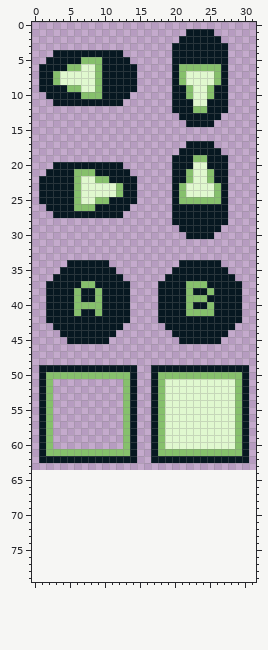
Sprite sheet -- dovesam/res/raw_maps/dovesamButtons.png. Above is the file before it was changed.
The file is 32x64 pixels. The old version is drawn lined up with the new one, on the new canvas.
Once edited:
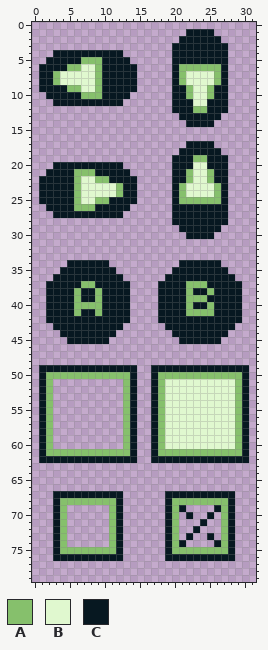
Palette (. is transparent): A #86c06c  B #e0f8cf  C #071821
Diff:
canvas 32x64 -> 32x80
Changed rows in their new state; - is an unchanged pixel.
first column x 3:
67 CCCCCCCCCC------CCCCCCCCCC
68 CAAAAAAAAC------CAAAAAAAAC
69 CA------AC------CAC----CAC
70 CA------AC------CA-C--C-AC
71 CA------AC------CA---C--AC
72 CA------AC------CA--C---AC
73 CA------AC------CA-C--C-AC
74 CA------AC------CAC----CAC
75 CAAAAAAAAC------CAAAAAAAAC
76 CCCCCCCCCC------CCCCCCCCCC
Boxes around the changes in both pictures, in picture pixels (x1, y1, x2, y2):
added: (53, 491, 123, 561)
added: (165, 491, 235, 561)
